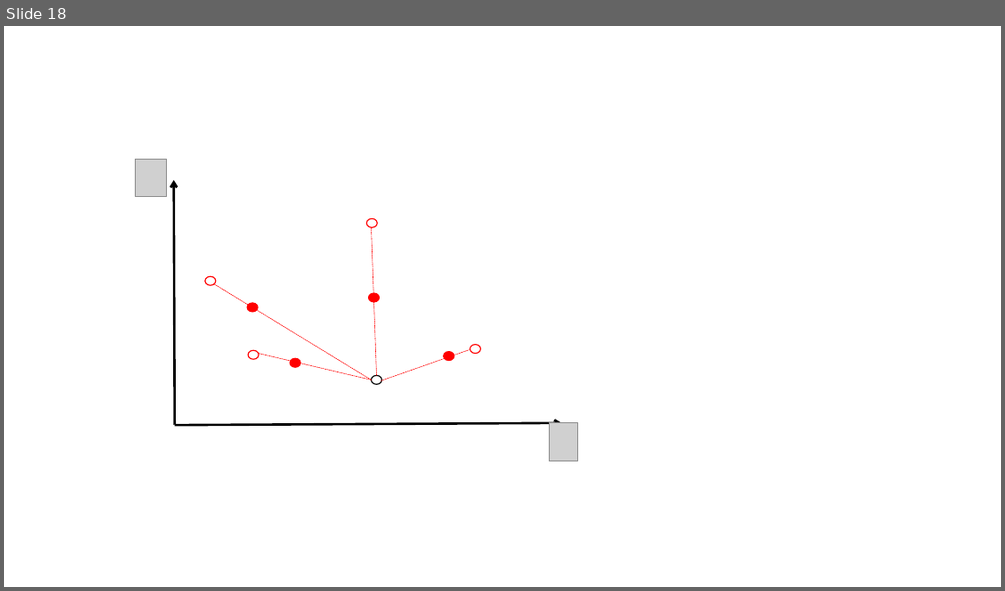
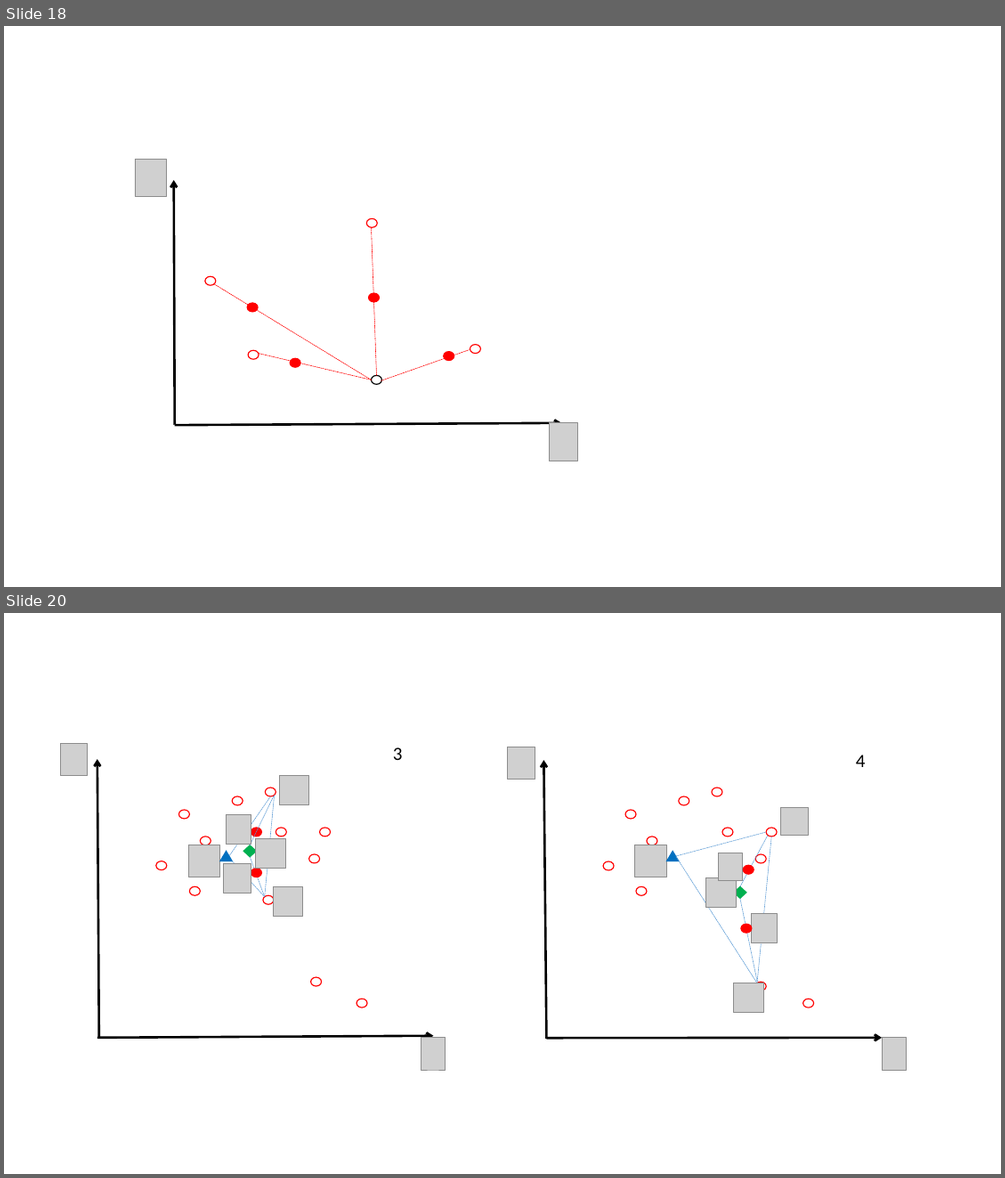
Before and after one commit to shinne/graduation, a slide deck: 毕设论文相关/我的相关/ppt/allPPT.pptx. Shown one above the other, each under a label of ours: slide 18 before the commit, slides 18 and 20 after it; the slides between them are not shown. The pictures are 1005x591 and 1005x1178 pixels, drawn with LibreOffice and Linux fonts; fonts in the diff are those of the drawing; grey boxes stand for pictures. Boxes give left, top, right and bottom in pixels: in the first picture for what was removed or moved away, otherwise in the second. Text is boxed around its words. In the diff, an @@ line names an element or a change of style, - is before the commit and + after.

```diff
--- a/毕设论文相关/我的相关/ppt/allPPT.pptx
+++ b/毕设论文相关/我的相关/ppt/allPPT.pptx
@@ slide 20 added at <box>4,613,1001,1174</box>, background #FFFFFF @@
@@ text added at <box>393,747,403,760</box>, 18 pt, text #000000 @@
+3
@@ text added at <box>856,755,866,767</box>, 18 pt, text #000000 @@
+4
@@ group added at <box>60,743,445,1070</box>: 14 ellipses, 8 pictures, 5 lines, 2 arrows, 1 triangle, 1 diamond @@
@@ group added at <box>507,747,906,1070</box>: 13 ellipses, 8 pictures, 5 lines, 2 arrows, 1 triangle, 1 diamond @@
```
Also in this commit, not shown: 4 other slides added, 4 other files.
